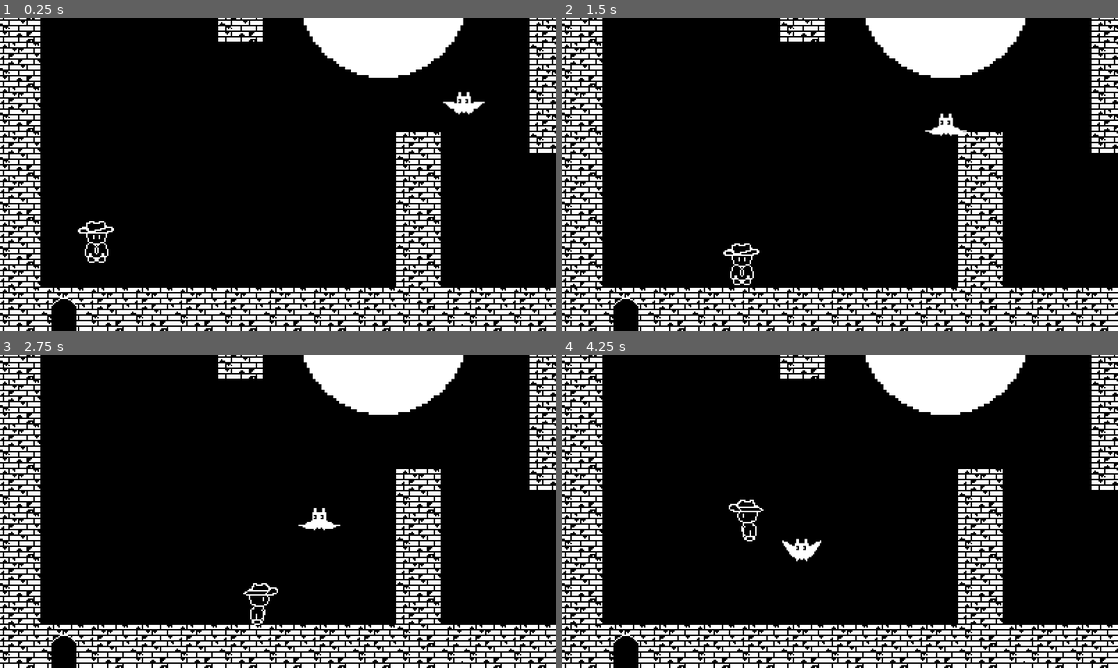
Above: before the commit, frames 1-4 (two rows, left to right).
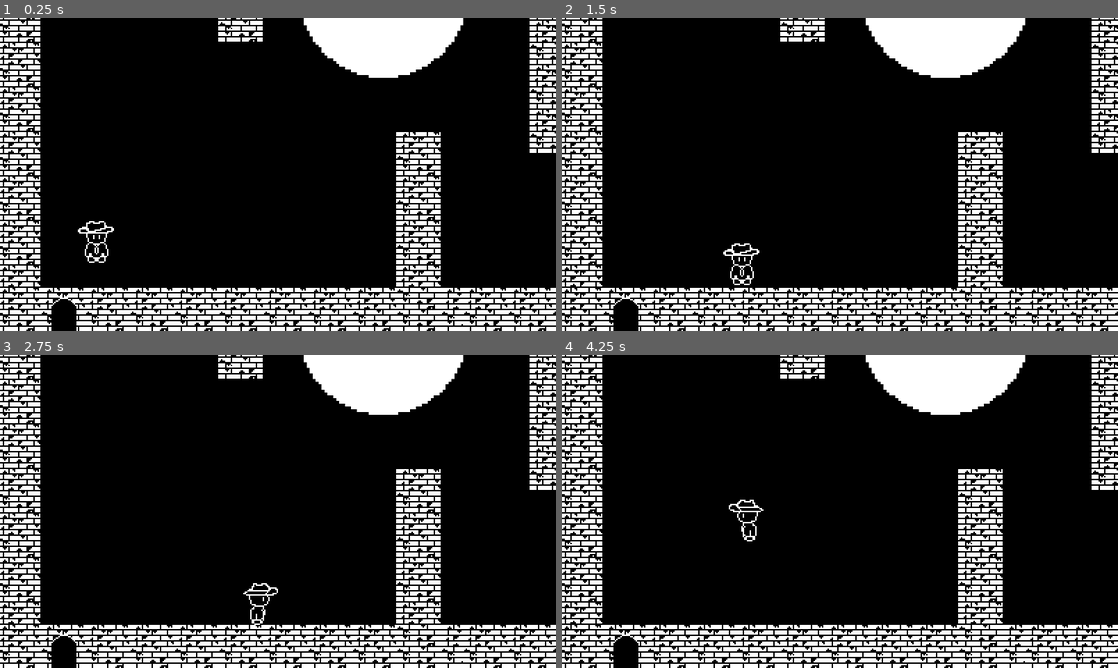
Above: after the commit, the same moments.

Repository: Tracychun13/twilight-tower
Game: Godot game, scene res://scenes/game_level_1.tscn
Same seed, same stepped clock (60 frames per second), same inputs: the game is played once before the commit and once after it.
Inputs:
- Up to frame 1 (0.25 s): no input
- Up to frame 2 (1.5 s): hold D (right) 0.53-1.28 s; hold K (attack) 0.53-1.28 s; hold S (down) from 1.28 s (still down); tap J (shield) at 1.35 s
- Up to frame 3 (2.75 s): release S (down) at 2.03 s; hold D (right) from 2.03 s (still down); hold K (attack) from 2.03 s (still down)
- Up to frame 4 (4.25 s): release D (right) at 2.78 s; release K (attack) at 2.78 s; hold W (up) 2.78-3.53 s; tap J (shield) at 2.85 s; hold A (left) from 3.53 s (still down); hold K (attack) from 3.53 s (still down)

The runs differ from the first frame. In frame 1, 0.3% of the frame differs, in the area x 79-88%, y 23-31%; in frame 2, 0.2%; in frame 3, 0.2%; in frame 4, 0.3%, in the area x 39-47%, y 58-66%.

Commit message:
Bat has area detection!!! and mouse button are also bounded to attack and shield

Diff:
--- a/twilight-tower/scenes/bat.tscn
+++ b/twilight-tower/scenes/bat.tscn
@@ -56,6 +56,9 @@
 [sub_resource type="CircleShape2D" id="CircleShape2D_1qupw"]
 radius = 7.0
 
+[sub_resource type="CircleShape2D" id="CircleShape2D_xrg7o"]
+radius = 147.085
+
 [node name="Bat" type="CharacterBody2D"]
 collision_mask = 3
 motion_mode = 1
@@ -78,4 +81,10 @@
 wait_time = 0.5
 autostart = true
 
+[node name="Area2D" type="Area2D" parent="."]
+
+[node name="CollisionShape2D" type="CollisionShape2D" parent="Area2D"]
+shape = SubResource("CircleShape2D_xrg7o")
+
 [connection signal="timeout" from="Timer" to="." method="_on_timer_timeout"]
+[connection signal="body_entered" from="Area2D" to="." method="_on_area_2d_body_entered"]
--- a/twilight-tower/scenes/game_level_1.tscn
+++ b/twilight-tower/scenes/game_level_1.tscn
@@ -514,7 +514,7 @@
 position = Vector2(213, 113)
 
 [node name="Bat" parent="." node_paths=PackedStringArray("player") instance=ExtResource("6_ucxug")]
-position = Vector2(45, 18)
+position = Vector2(-246, -115)
 safe_margin = 2.0
 player = NodePath("../Player")
 
--- a/twilight-tower/scripts/bat.gd
+++ b/twilight-tower/scripts/bat.gd
@@ -3,22 +3,26 @@
 
 const SPEED = 50.0
 var health = 100.0
+var playerEntered = false;
 @export var player: CharacterBody2D
-@onready var navigation_agent_enemy_1: NavigationAgent2D = $NavigationAgent2D
+@onready var nav_agent:= $NavigationAgent2D as NavigationAgent2D
 @onready var timer = $Timer
+@onready var area = $Area2D
 
 func _physics_process(_delta: float) -> void:
-	find_hero()
-	if navigation_agent_enemy_1.is_navigation_finished():
-		return
-	var next_pos = navigation_agent_enemy_1.get_next_path_position()
-	var direction := global_position.direction_to(next_pos)
-
-	velocity = direction*SPEED
-	move_and_slide()
+	if(playerEntered):
+		var direction = to_local(nav_agent.get_next_path_position()).normalized()
+		velocity = direction * SPEED
+		move_and_slide()
 
 func find_hero() -> void:
-	navigation_agent_enemy_1.target_position = player.global_position
+	nav_agent.target_position = player.global_position
 
 func _on_timer_timeout() -> void:
 	find_hero()
+
+
+func _on_area_2d_body_entered(body: Node2D) -> void:
+	if(body == player):
+		playerEntered = true;
+		print("player is in bat range")
--- a/twilight-tower/scripts/character.gd
+++ b/twilight-tower/scripts/character.gd
@@ -67,10 +67,6 @@
 		sprite2d.play("hurt")
 	else:
 		die();
-func _on_body_entered(body: Node2D) -> void:
-
-	playerDamaged(10)
-	print("damage 10")
 
 func _physics_process(_delta: float) -> void:
 	get_input()
Not shown: 1 places in twilight-tower/scenes/bat.tscn that only renumber resources
